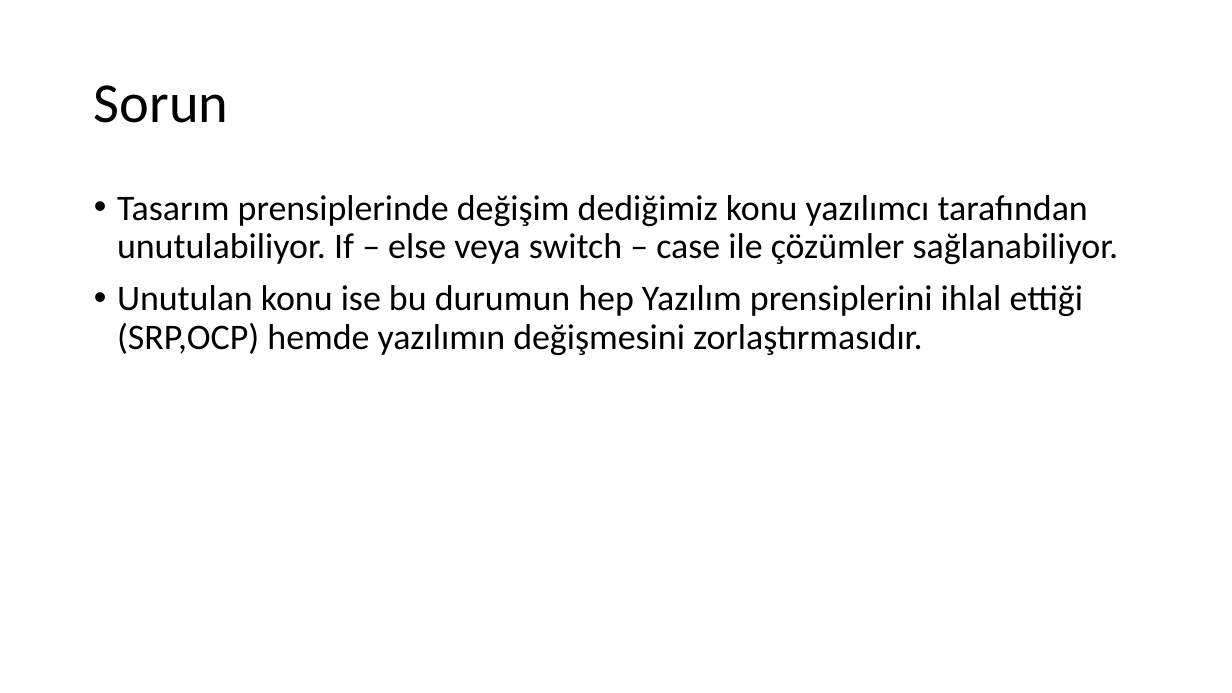
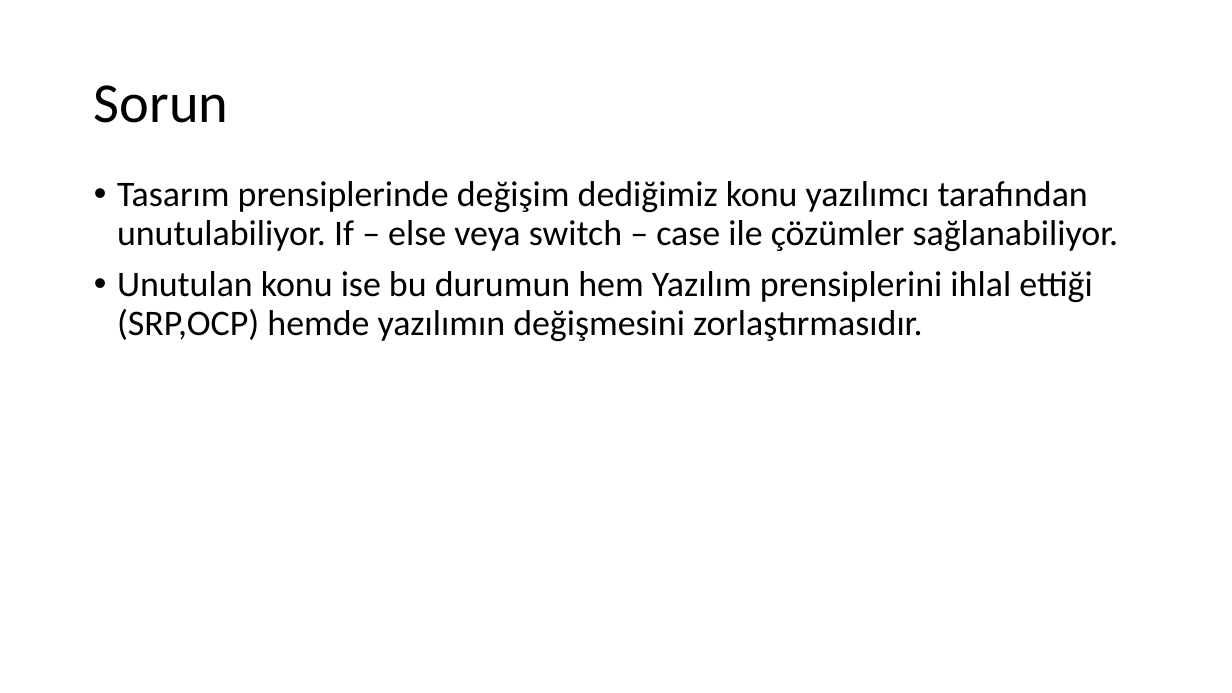
Before and after one commit to umiitkose/DesignPattern-Umiitkose, a slide deck: slide 9 of Tasarımdesenleri.pptx (slide 7 before the commit). Drawn at 1232x693 pixels with LibreOffice and Linux fonts; fonts in the diff are those of the drawing. Boxes give left, top, right and bottom in pixels: in the first picture for what was removed or moved away, otherwise in the second. Text is boxed around its words. In the diff, an @@ line names an element or a change of style, - is before the commit and + after.

```diff
--- a/Tasarımdesenleri.pptx
+++ b/Tasarımdesenleri.pptx
@@ text "Tasarım prensiplerinde değişim dediğimiz konu ...": place and size @@
-text "Tasarım prensiplerinde değişim dediğimiz konu ..." at box(117, 195, 1119, 355)
+text "Tasarım prensiplerinde değişim dediğimiz konu ..." at box(117, 181, 1119, 341)
@@ text at box(117, 271, 1092, 341): text changed @@
-• Unutulan konu ise bu durumun hep Yazılım prensiplerini ihlal ettiği (SRP,OCP) hemde yazılımın değişmesini zorlaştırmasıdır.
+• Unutulan konu ise bu durumun hem Yazılım prensiplerini ihlal ettiği (SRP,OCP) hemde yazılımın değişmesini zorlaştırmasıdır.
```
Also in this commit, not shown: 4 other slides changed, 10 slides added, 17 other files.
